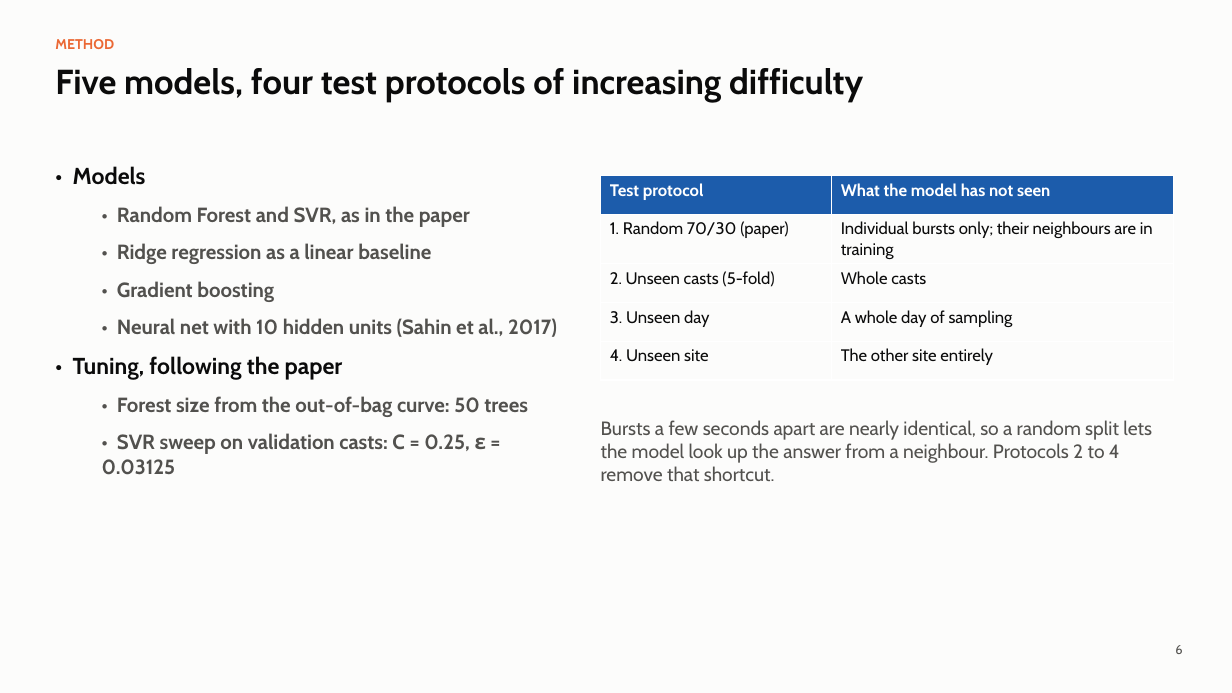
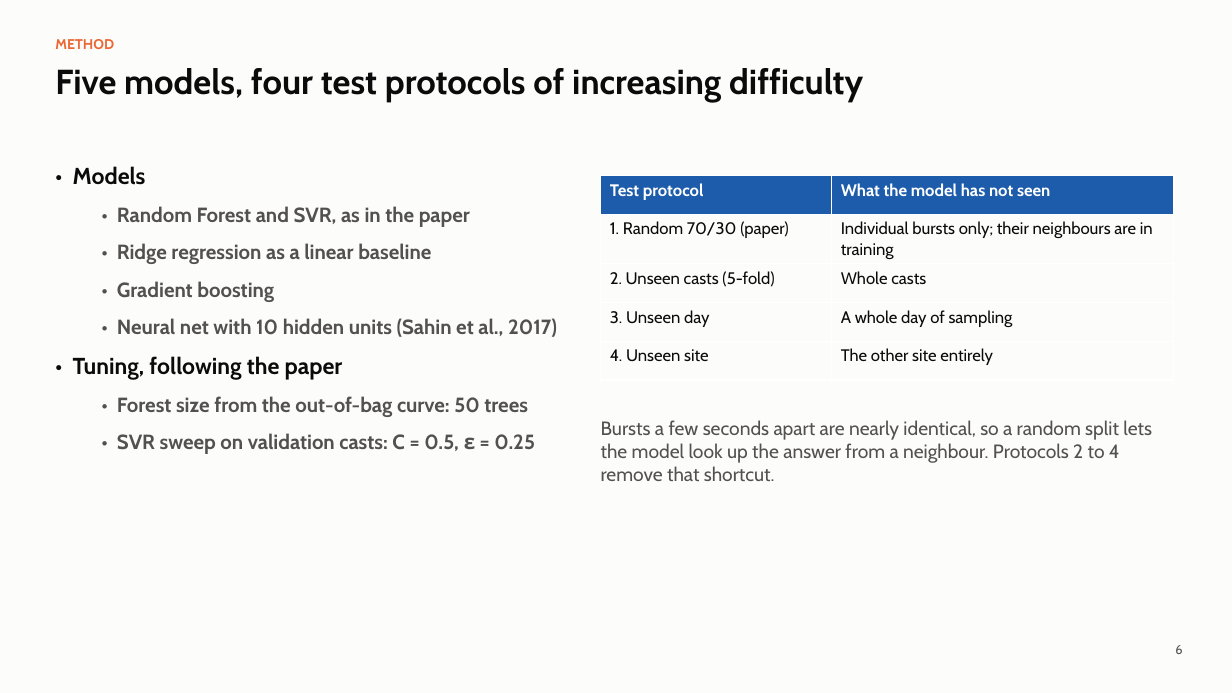
Before and after one commit to Gagana3110/sediment-psd-ml, a slide deck: slide 6 of report/slides.pptx. Drawn at 1232x693 pixels with LibreOffice and Linux fonts; fonts in the diff are those of the drawing. Boxes give left, top, right and bottom in pixels: in the first picture for what was removed or moved away, otherwise in the second. Text is boxed around its words. In the diff, an @@ line names an element or a change of style, - is before the commit and + after.

Commit message:
Add CTD salinity and turbidity; take depth from the CTD
Join CTD casts to LISST casts after correcting the per-day clock offset.
Retrain and regenerate results, figures, write-up and slides.

```diff
--- a/report/slides.pptx
+++ b/report/slides.pptx
@@ text at (117,433,535,454): text changed @@
-  • SVR sweep on validation casts: C = 0.25, ε = 0.03125
+  • SVR sweep on validation casts: C = 0.5, ε = 0.25
```
Also in this commit, not shown: 6 other slides changed, 22 other files.
